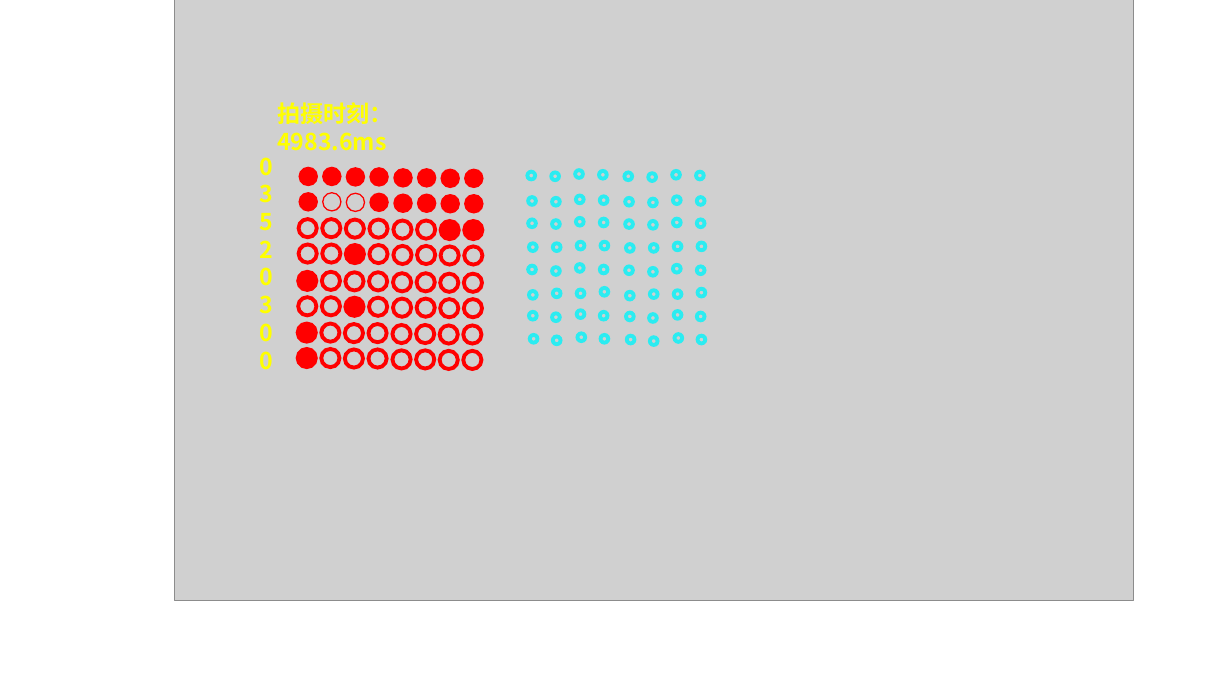
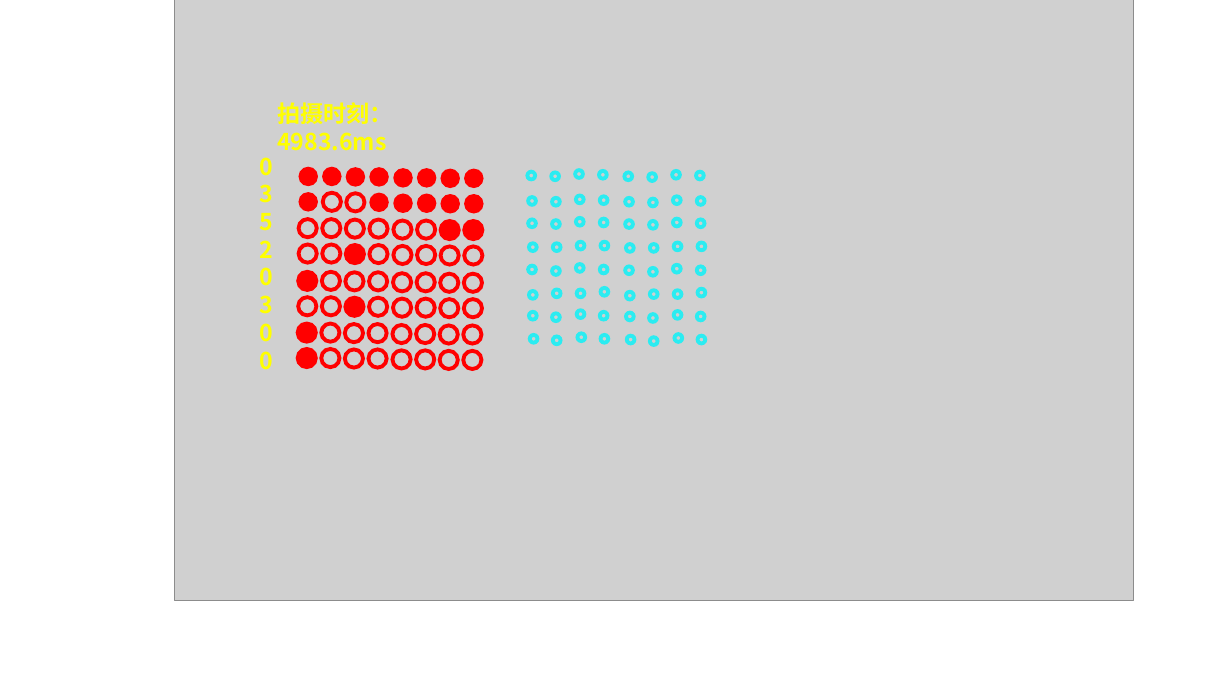
Before and after one commit to ddt2014/finalPaper, a slide deck: slide 2 of thuthesis-5.0.0/figures/演示文稿1.pptx. Drawn at 1232x693 pixels with LibreOffice and Linux fonts; fonts in the diff are those of the drawing; grey boxes stand for pictures. Boxes give left, top, right and bottom in pixels: in the first picture for what was removed or moved away, otherwise in the second. Text is boxed around its words. In the diff, an @@ line names an element or a change of style, - is before the commit and + after.

```diff
--- a/thuthesis-5.0.0/figures/演示文稿1.pptx
+++ b/thuthesis-5.0.0/figures/演示文稿1.pptx
@@ ellipse at (x1=323, y1=193, x2=341, y2=212): outline #FF0000 1 pt to #FF0000 3 pt @@
@@ ellipse at (x1=347, y1=193, x2=365, y2=212): outline #FF0000 1 pt to #FF0000 3 pt @@
```
Also in this commit, not shown: 30 other files.
